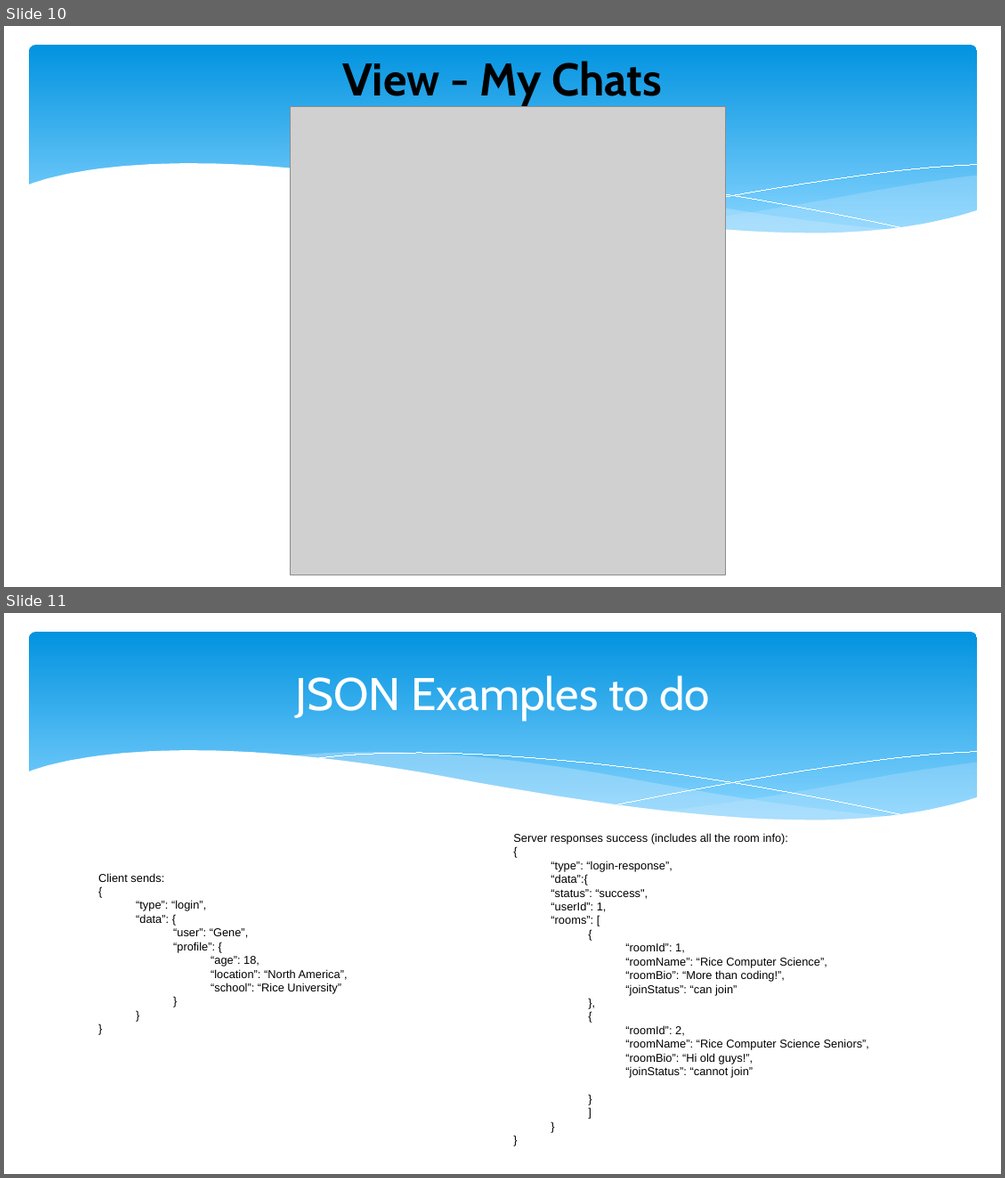
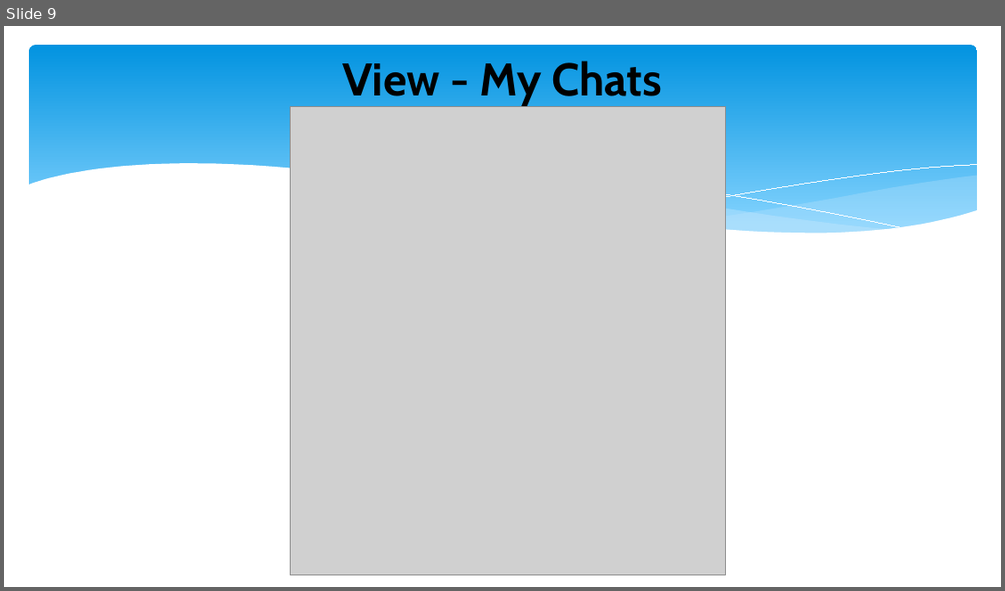
Before and after one commit to Gene-He/ChatApp, a slide deck: src/main/resources/HW10PPT.pptx. Shown one above the other, each under a label of ours: slides 10 and 11 before the commit, slide 9 after it. The pictures are 1005x1178 and 1005x591 pixels, drawn with LibreOffice and Linux fonts; fonts in the diff are those of the drawing; grey boxes stand for pictures. Boxes give left, top, right and bottom in pixels: in the first picture for what was removed or moved away, otherwise in the second. Text is boxed around its words. In the diff, an @@ line names an element or a change of style, - is before the commit and + after.

```diff
--- a/src/main/resources/HW10PPT.pptx
+++ b/src/main/resources/HW10PPT.pptx
@@ slide 11 removed at [4, 613, 1001, 1174], background #FFFFFF; not listed: 6 template elements that a slide beside it also shows @@
@@ title removed at [295, 675, 710, 720] @@
-JSON Examples to do
@@ text removed at [513, 833, 869, 1078] @@
-Server responses success (includes all the room info):
-{
-  “type”: “login-response”,
-  “data”:{
-  “status”: “success",
-  “userId”: 1,
-  “rooms”: [
-{
-“roomId”: 1,
-“roomName”: “Rice Computer Science”,
-“roomBio”: “More than coding!”,
-“joinStatus”: “can join”
-},
-{
-“roomId”: 2,
-“roomName”: “Rice Computer Science Seniors”,
-“roomBio”: “Hi old guys!”,
-“joinStatus”: “cannot join”
-}
-]
-}
-}
@@ text removed at [98, 873, 348, 994] @@
-Client sends:
-{
-  “type”: “login”,
-  “data”: {
-    “user”: “Gene”,
-    “profile”: {
-    “age”: 18,
-    “location”: “North America”,
-    “school”: “Rice University”
-    }
-    }
-}
@@ what was slide 10 is now slide 9 @@
```
Also in this commit, not shown: 3 slides changed, 2 slides added, 3 other slides removed.
